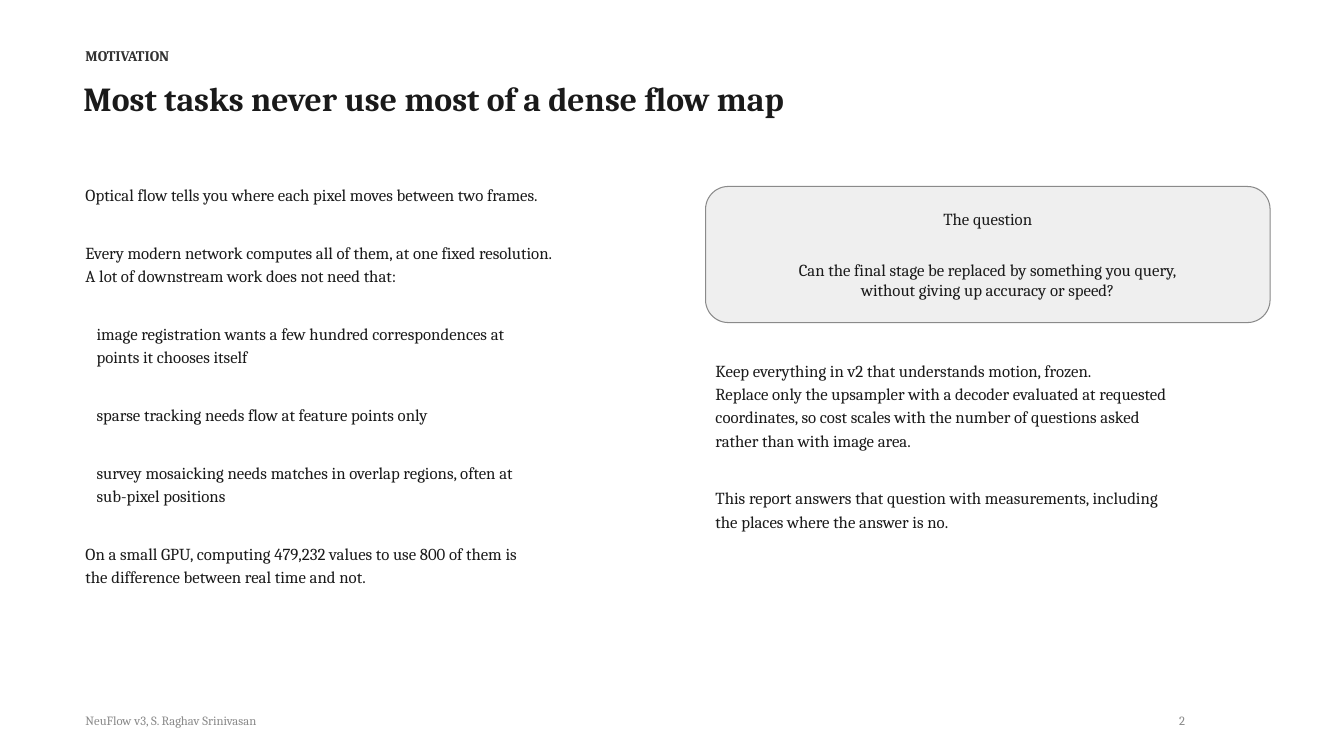
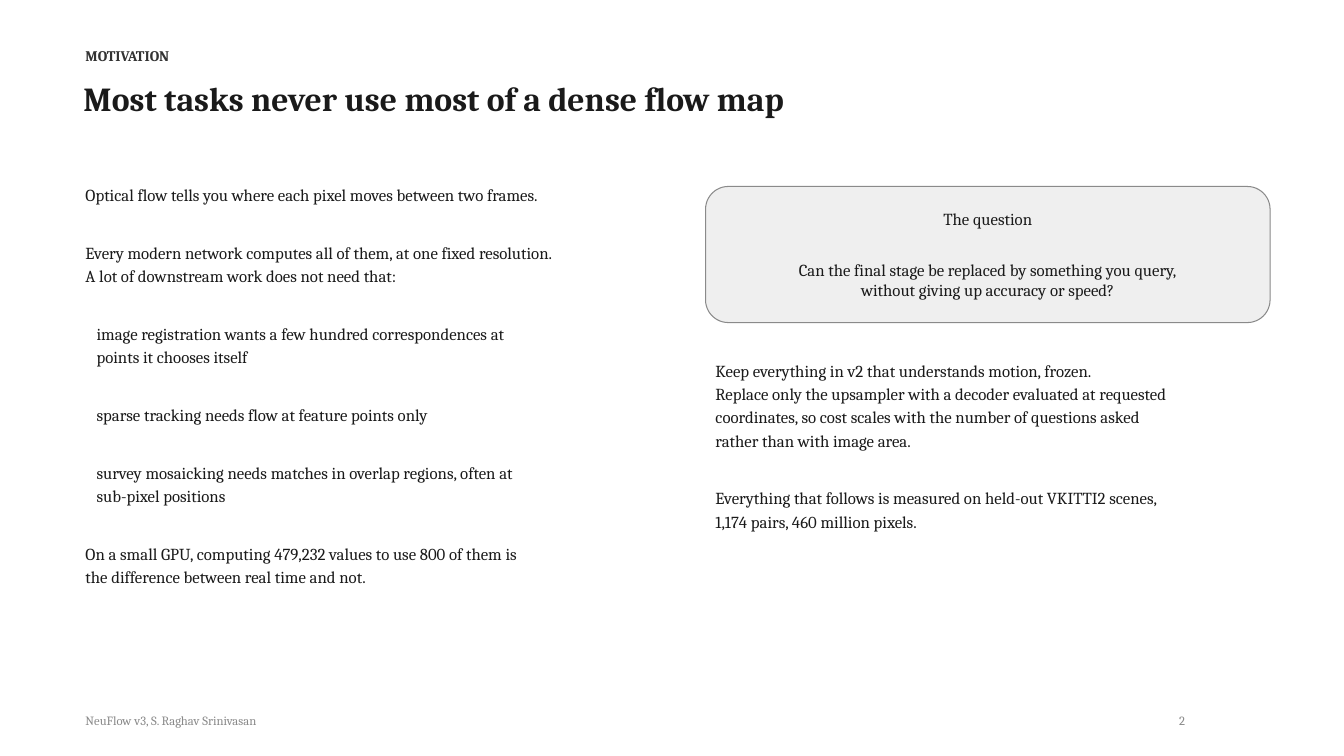
Before and after one commit to shrirag10/Neuflowv3, a slide deck: slide 2 of docs/NeuFlow_v3_status.pptx. Drawn at 1344x756 pixels with LibreOffice and Linux fonts; fonts in the diff are those of the drawing. Boxes give left, top, right and bottom in pixels: in the first picture for what was removed or moved away, otherwise in the second. Text is boxed around its words. In the diff, an @@ line names an element or a change of style, - is before the commit and + after.

```diff
--- a/docs/NeuFlow_v3_status.pptx
+++ b/docs/NeuFlow_v3_status.pptx
@@ text at box(715, 492, 1157, 532): text changed @@
-This report answers that question with measurements, including
-the places where the answer is no.
+Everything that follows is measured on held-out VKITTI2 scenes,
+1,174 pairs, 460 million pixels.
```
Also in this commit, not shown: 10 other slides changed, 1 slide added, 2 slides removed, 3 other files.
